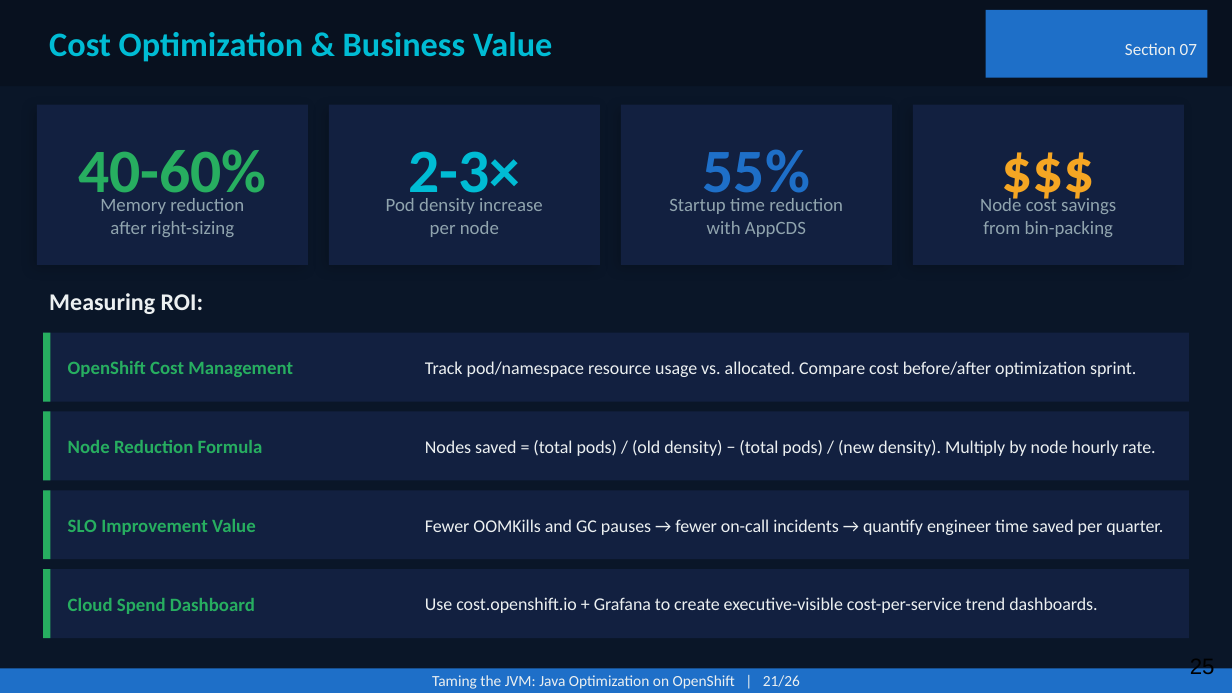
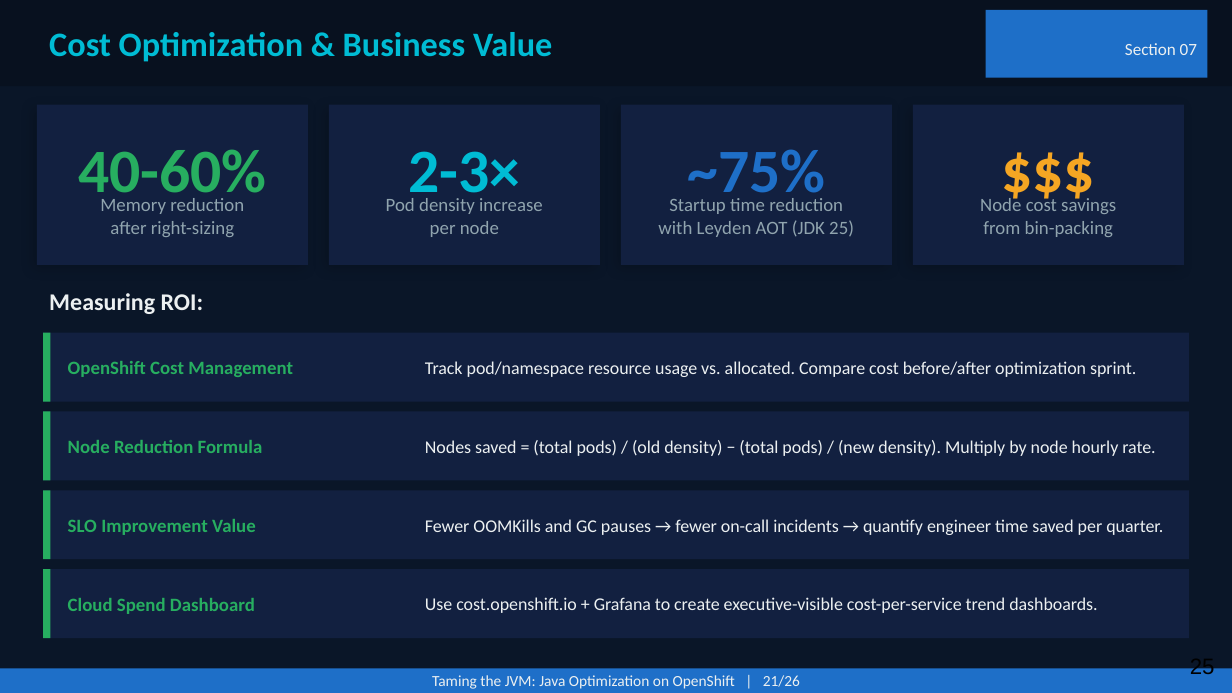
Before and after one commit to patterncatalyst/quarkus-optimization, a slide deck: slide 25 of presentation/optimizing-quarkus-on-kubernetes.pptx. Drawn at 1232x693 pixels with LibreOffice and Linux fonts; fonts in the diff are those of the drawing. Boxes give left, top, right and bottom in pixels: in the first picture for what was removed or moved away, otherwise in the second. Text is boxed around its words. In the diff, an @@ line names an element or a change of style, - is before the commit and + after.

```diff
--- a/presentation/optimizing-quarkus-on-kubernetes.pptx
+++ b/presentation/optimizing-quarkus-on-kubernetes.pptx
@@ text at [687,149,825,207]: text changed @@
-55%
+~75%
@@ text at [658,220,854,237]: text changed @@
-with AppCDS
+with Leyden AOT (JDK 25)
```
Also in this commit, not shown: 10 other slides changed, 1 other file.
